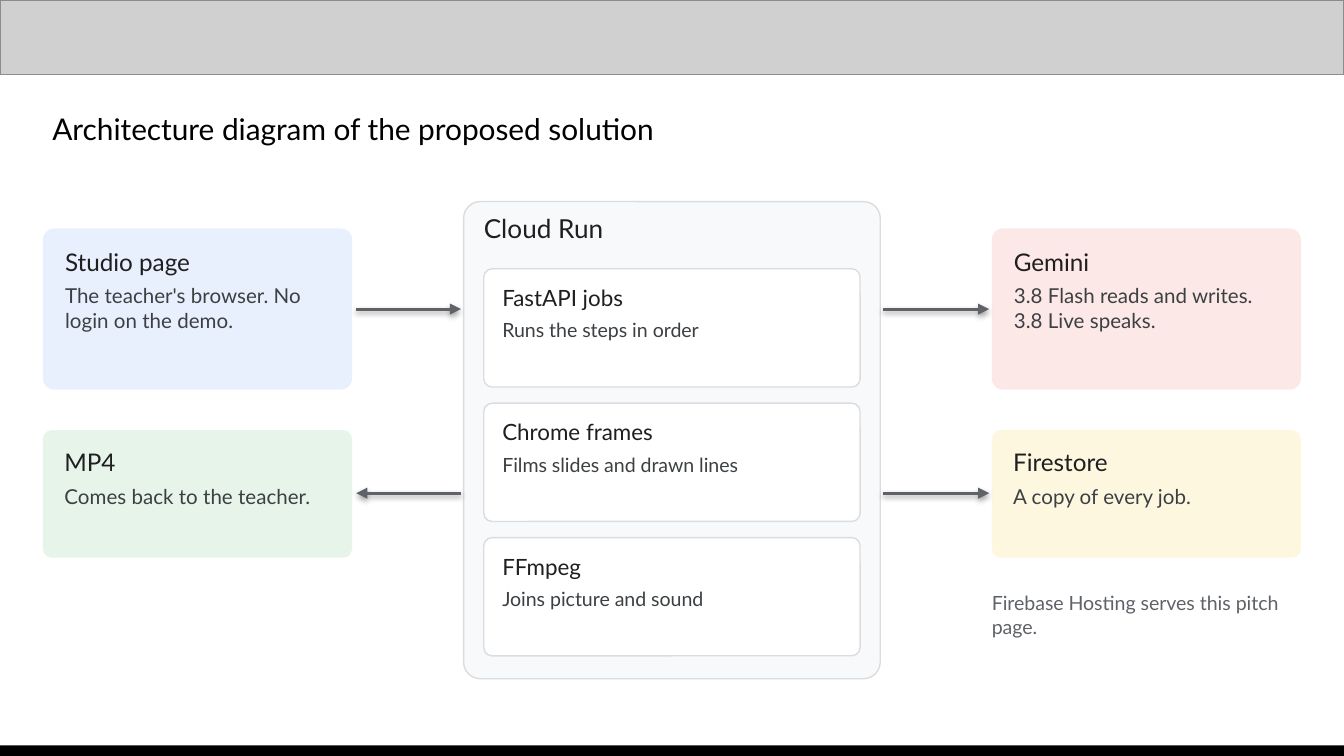
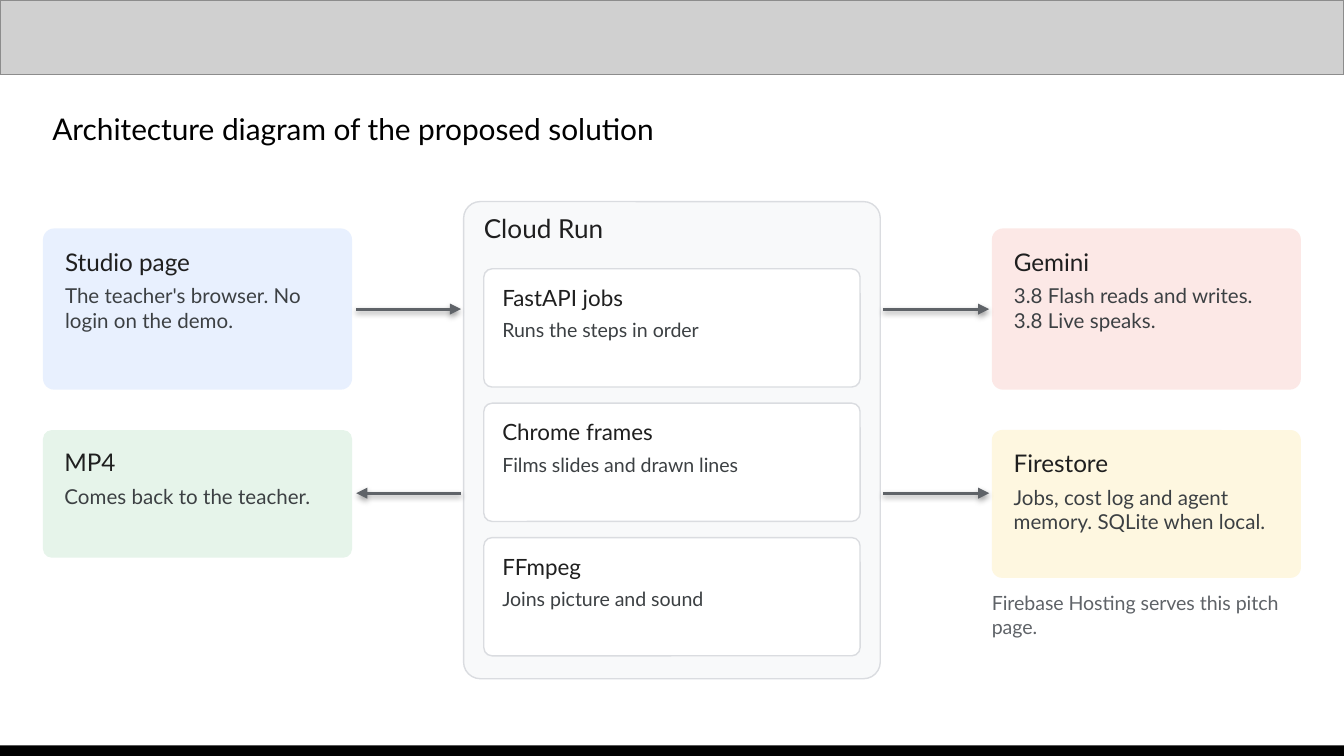
Before and after one commit to saitej123/Gemini-Multimodal-Studio, a slide deck: slide 8 of Template/Out/Multimodal Studio - AI Builder Cup.pptx. Drawn at 1344x756 pixels with LibreOffice and Linux fonts; fonts in the diff are those of the drawing; grey boxes stand for pictures. Boxes give left, top, right and bottom in pixels: in the first picture for what was removed or moved away, otherwise in the second. Text is boxed around its words. In the diff, an @@ line names an element or a change of style, - is before the commit and + after.

```diff
--- a/Template/Out/Multimodal Studio - AI Builder Cup.pptx
+++ b/Template/Out/Multimodal Studio - AI Builder Cup.pptx
@@ rounded rectangle "Firestore" resized from (x1=992, y1=430, x2=1301, y2=558) to (x1=992, y1=430, x2=1301, y2=578) @@
@@ text in rounded rectangle at (x1=1014, y1=490, x2=1265, y2=533): text changed @@
-A copy of every job.
+Jobs, cost log and agent memory. SQLite when local.
```
Also in this commit, not shown: 6 other slides changed, 1 slide added, 24 other files.
